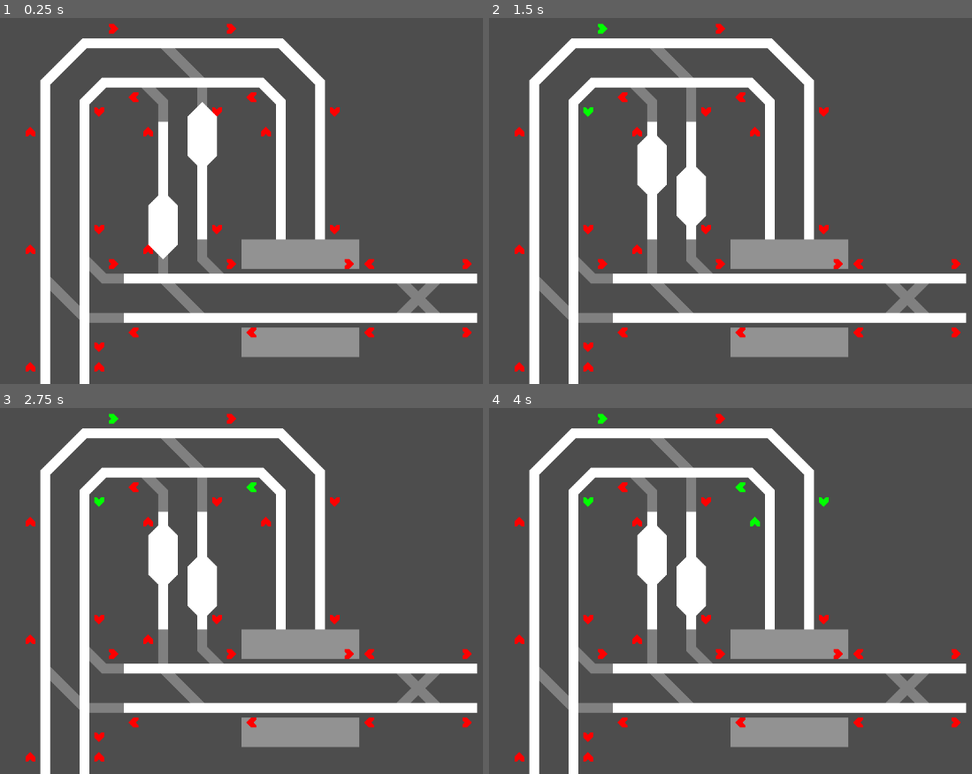
Above: before the commit, frames 1-4 (two rows, left to right).
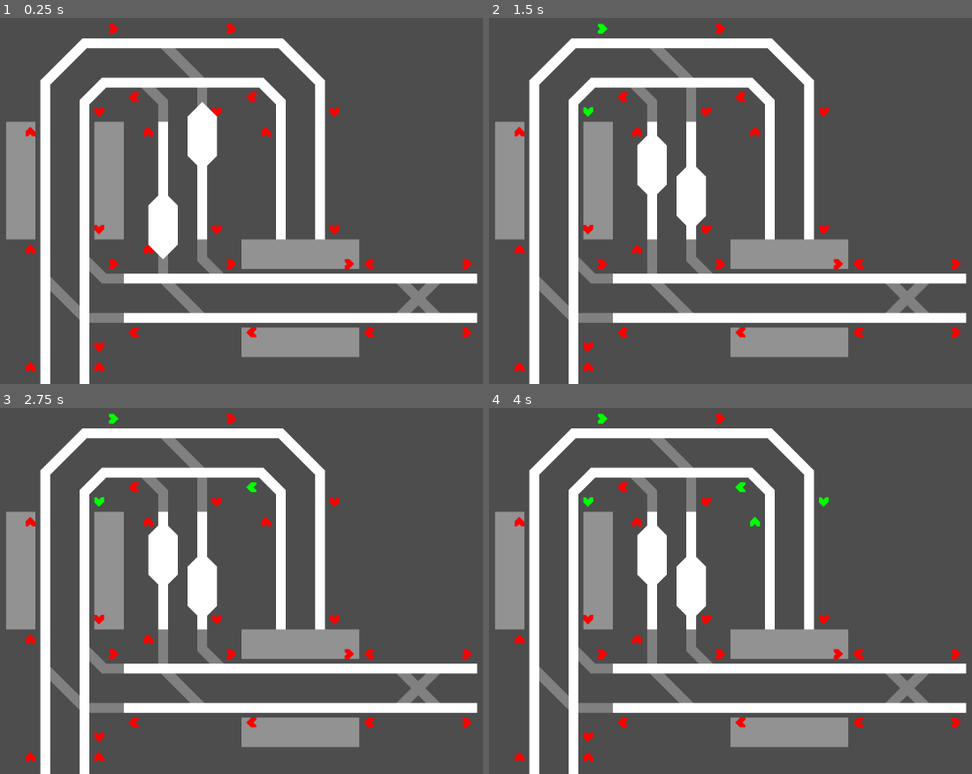
Above: after the commit, the same moments.

Repository: TurbogamesDev/signal-flow
Game: Godot game, scene res://Assets/Scenes/main.tscn
Same seed, same stepped clock (60 frames per second), same inputs: the game is played once before the commit and once after it.
Inputs (mouse positions are in pixels of both pictures, inside the frame that each line leads up to):
- Up to frame 1 (0.25 s): no input
- Up to frame 2 (1.5 s): move the mouse to (604, 28) at 0.52 s; click (604, 28) at 0.67 s; move the mouse to (590, 113) at 1.27 s; click (590, 113) at 1.42 s
- Up to frame 3 (2.75 s): tap Enter at 2 s; move the mouse to (251, 488) at 2.02 s; click (251, 488) at 2.17 s
- Up to frame 4 (4 s): tap Space at 2.75 s; move the mouse to (822, 503) at 2.77 s; click (822, 503) at 2.92 s; tap Enter at 3.5 s; move the mouse to (754, 521) at 3.52 s; click (754, 521) at 3.67 s

The runs differ from the first frame. In frame 1, 3.8% of the frame differs, in the area x 1-26%, y 28-61%; in frame 2, 3.8%; in frame 3, 3.8%; in frame 4, 3.8%.

Commit message:
Added vertical through station tiles

Diff:
--- /dev/null
+++ b/Assets/Scenes/Track_Segments/Station_Track_Segments/Through_Station_Track_Segments/vertical_through_station_train_track_segment.tscn
@@ -0,0 +1,31 @@
+[gd_scene load_steps=4 format=3 uid="uid://84re2pj1xwqo"]
+
+[ext_resource type="PackedScene" uid="uid://e7q1mm6odlp2" path="res://Assets/Scenes/Track_Segments/base_station_train_track_segment.tscn" id="1_0d6mi"]
+[ext_resource type="PackedScene" uid="uid://d4bh4lct5v62s" path="res://Assets/Scenes/platform.tscn" id="2_c5aqm"]
+[ext_resource type="PackedScene" uid="uid://tyj41evmy1c6" path="res://Assets/Scenes/Track_Segments/Regular_Track_Segments/Straight_Track_Segments/north_to_south_train_track_segment.tscn" id="3_0d6mi"]
+
+[node name="Vertical_Through_StationTrainTrackSegment" node_paths=PackedStringArray("trainTrackSegment", "exitDirectionToNextTrainTrackSegmentMap") instance=ExtResource("1_0d6mi")]
+trainTrackSegment = NodePath("TrainTrackSegment/NorthToSouth_TrainTrackSegment")
+exitDirectionToNextTrainTrackSegmentMap = {
+0: null,
+1: null
+}
+
+[node name="Platform_1" parent="Platforms" index="0" instance=ExtResource("2_c5aqm")]
+z_as_relative = false
+position = Vector2(168, 96)
+rotation = 1.5707964
+
+[node name="Platform_2" parent="Platforms" index="1" instance=ExtResource("2_c5aqm")]
+position = Vector2(24, 96)
+rotation = 1.5707964
+
+[node name="NorthToSouth_TrainTrackSegment" parent="TrainTrackSegment" index="0" node_paths=PackedStringArray("exitDirectionToNextTrainTrackSegmentMap", "entryDirectionToTrainTrackPieceMap") instance=ExtResource("3_0d6mi")]
+exitDirectionToNextTrainTrackSegmentMap = {
+0: null,
+1: null
+}
+entryDirectionToTrainTrackPieceMap = {
+0: NodePath("TrainTrackPieces/TrainTrackPiece_1"),
+1: NodePath("TrainTrackPieces/TrainTrackPiece_2")
+}
--- a/Assets/Scenes/main.tscn
+++ b/Assets/Scenes/main.tscn
@@ -10,6 +10,7 @@
 [ext_resource type="PackedScene" uid="uid://3phhcmc23hhn" path="res://Assets/Scenes/Track_Segments/Switching_Track_Segments/Two_Way_Track_Segments/east_to_west_and_north_to_east_switching_train_track_segment.tscn" id="8_f8o6k"]
 [ext_resource type="PackedScene" uid="uid://bgasxr7evrcb6" path="res://Assets/Scenes/Track_Segments/Switching_Track_Segments/Double_Crossover_Track_Segments/vertical_double_crossover_switching_train_track_segment.tscn" id="9_4357x"]
 [ext_resource type="PackedScene" uid="uid://dkhthe5boqoq0" path="res://Assets/Scenes/Track_Segments/Station_Track_Segments/Through_Station_Track_Segments/horizontal_through_station_train_track_segment.tscn" id="10_f1jyc"]
+[ext_resource type="PackedScene" uid="uid://84re2pj1xwqo" path="res://Assets/Scenes/Track_Segments/Station_Track_Segments/Through_Station_Track_Segments/vertical_through_station_train_track_segment.tscn" id="11_vlji8"]
 
 [node name="Main" type="Node2D"]
 
@@ -28,7 +29,7 @@
 [node name="SouthToEast_TrainTrackSegment" parent="." node_paths=PackedStringArray("exitDirectionToNextTrainTrackSegmentMap", "entryDirectionToTrainTrackPieceMap") instance=ExtResource("7_f8o6k")]
 position = Vector2(-288, -280)
 exitDirectionToNextTrainTrackSegmentMap = {
-1: NodePath("../1_NorthToSouth_TrainTrackSegment2"),
+1: NodePath("../Vertical_Through_StationTrainTrackSegment"),
 2: NodePath("../EastToWest_and_SouthToWest_SwitchingTrainTrackSegment")
 }
 entryDirectionToTrainTrackPieceMap = {
@@ -77,17 +78,6 @@
 3: NodePath("../SouthToEast_TrainTrackSegment")
 }
 
-[node name="1_NorthToSouth_TrainTrackSegment2" parent="." node_paths=PackedStringArray("exitDirectionToNextTrainTrackSegmentMap", "entryDirectionToTrainTrackPieceMap") instance=ExtResource("4_rvsrt")]
-position = Vector2(-288, -88)
-exitDirectionToNextTrainTrackSegmentMap = {
-0: NodePath("../SouthToEast_TrainTrackSegment"),
-1: NodePath("../NorthToSouth_and_NorthToEast_SwitchingTrainTrackSegment")
-}
-entryDirectionToTrainTrackPieceMap = {
-0: NodePath("TrainTrackPieces/TrainTrackPiece_1"),
-1: NodePath("TrainTrackPieces/TrainTrackPiece_2")
-}
-
 [node name="2_Horizontal_DoubleCrossover_SwitchingTrainTrackSegment" parent="." node_paths=PackedStringArray("exitDirectionToNextTrainTrackSegmentMap") instance=ExtResource("8_4357x")]
 position = Vector2(288, 104)
 exitDirectionToNextTrainTrackSegmentMap = {
@@ -108,7 +98,7 @@
 [node name="NorthToSouth_and_NorthToEast_SwitchingTrainTrackSegment" parent="." node_paths=PackedStringArray("exitDirectionToNextTrainTrackSegmentMap") instance=ExtResource("8_f1jyc")]
 position = Vector2(-288, 104)
 exitDirectionToNextTrainTrackSegmentMap = {
-0: null,
+0: NodePath("../Vertical_Through_StationTrainTrackSegment"),
 1: NodePath("../1_Vertical_DoubleCrossover_SwitchingTrainTrackSegment"),
 2: null
 }
@@ -141,3 +131,10 @@
 2: NodePath("../2_Horizontal_DoubleCrossover_SwitchingTrainTrackSegment"),
 3: NodePath("../EastToWest_and_NorthToEast_SwitchingTrainTrackSegment")
 }
+
+[node name="Vertical_Through_StationTrainTrackSegment" parent="." node_paths=PackedStringArray("exitDirectionToNextTrainTrackSegmentMap") instance=ExtResource("11_vlji8")]
+position = Vector2(-288, -88)
+exitDirectionToNextTrainTrackSegmentMap = {
+0: NodePath("../SouthToEast_TrainTrackSegment"),
+1: NodePath("../NorthToSouth_and_NorthToEast_SwitchingTrainTrackSegment")
+}
Not shown: 1 places in Assets/Scenes/main.tscn that only renumber resources
